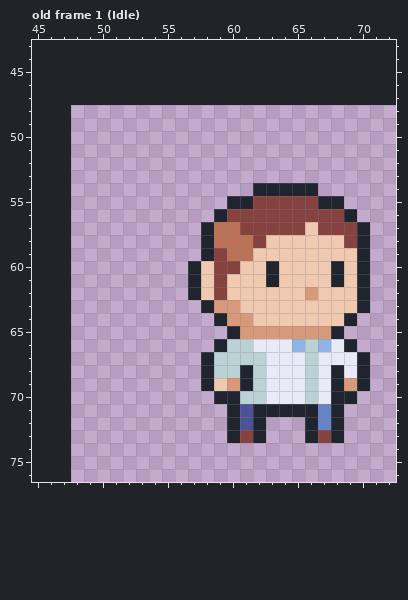
A pixel-art file gets an edit: Assets/Actors/Sprites/Player.aseprite. The picture above was drawn from the file before the commit.
32x32 pixels, 7 frames. Shown: old frame 1 (Idle): x 45..72, y 43..76. The old version is drawn lined up with the new one, on the new canvas. The commit also changed other frames, which this record leaves out.
The same view after the edit:
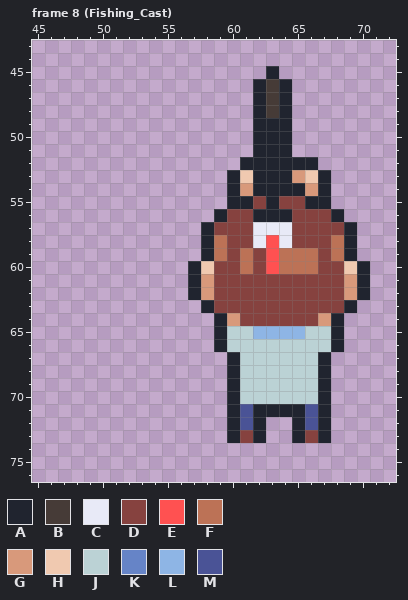
Palette (. is transparent): A #20242f  B #463b37  C #e8eaf7  D #86423f  E #ff5151  F #bc7256  G #d8997b  H #f0c9b0  J #bbd2d5  K #6684c7  L #8eb5e5  M #4a5396
A new or re-ordered frame is compared with the old frame closest to it.
Difference:
canvas 32x32 -> 128x128, the old top-left corner now at 48,48
frames 7 -> 50
Changed rows in their new state; - is an unchanged pixel.
Frame 8 (Fishing_Cast) is new; against old frame 1 (Idle):
first column x 58:
45 -----A-------
46 ----ABA------
47 ----ABA------
48 ----ABA------
49 ----AAA------
50 ----AAA------
51 ----AAA------
52 ---AAAAAA----
53 --AHAAAGHA---
54 --AG----GA---
55 -----A--A-.--
56 ----AAA---A.-
57 -DD-CCC-D--A.
58 --DDCECDDDFA.
59 -FD-DEFFFDFA.
60 ---FDEFFFDD--
61 G-DDDDDDDDDG-
62 G-DDDDDDDDDG-
63 -DDDDDDDDDDA.
64 ---DDDDDDGA.-
65 -AJJLLLLJJ---
66 ----JJJJ-JA.-
67 ..A--JJJ-A...
68 ..AJ-JJJ-A...
69 ..AJ-JJJ-A...
70 -.---JJJ-A..-
71 --------MA.--
72 -------AMA.--
73 -------ADA.--
Where, in picture pixels (left, top, right, bottom), the same in both pictures:
changed: (201, 66, 370, 443)
